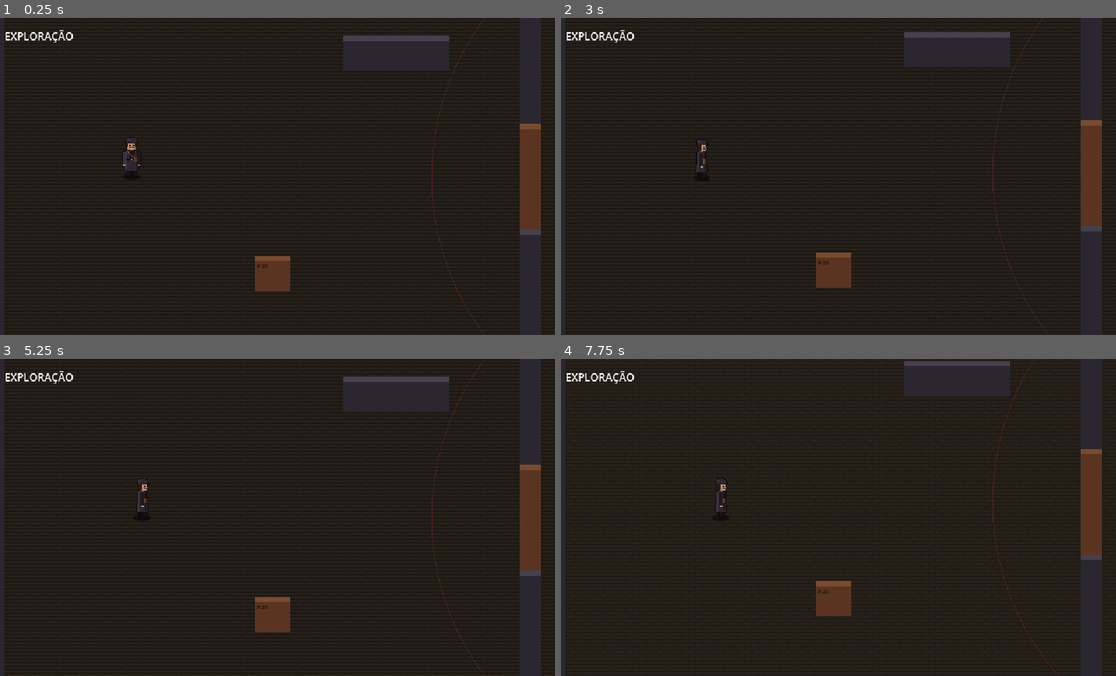
Above: before the commit, frames 1-4 (two rows, left to right).
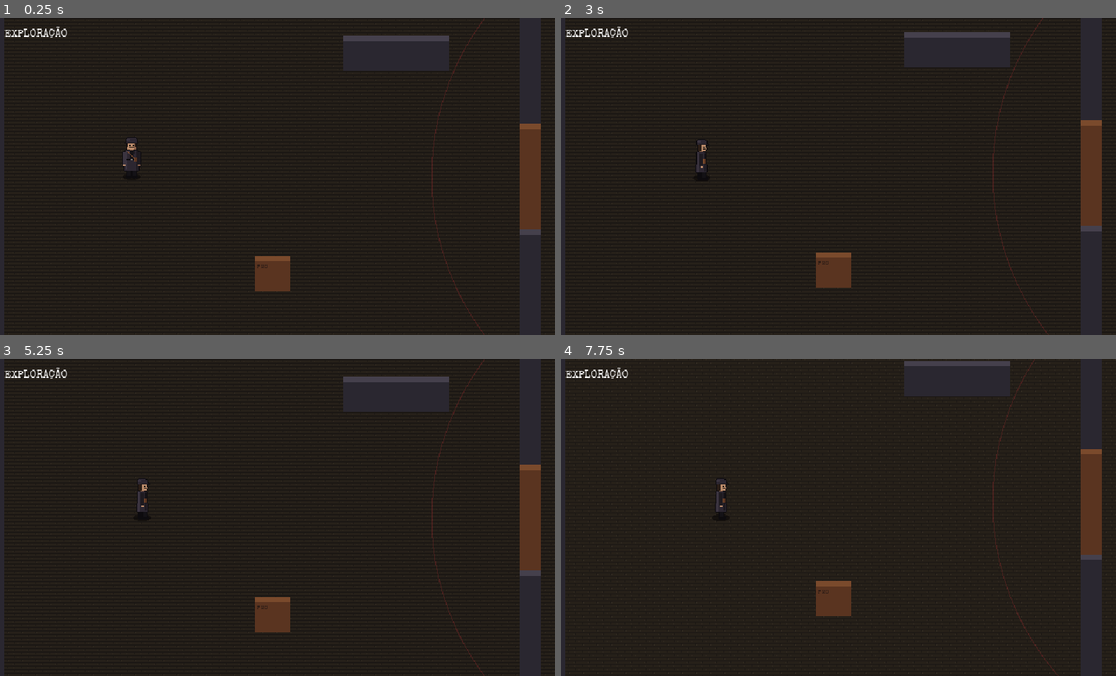
Above: after the commit, the same moments.

Repository: Brombilaa/game
Game: Godot game, scene res://scenes/exploration/test_room.tscn
Two runs of this game, one before a commit and one after it. Both use one fixed random seed, a clock stepped at 60 frames per second and the inputs below.
Inputs (mouse positions are in pixels of both pictures, inside the frame that each line leads up to):
- Up to frame 1 (0.25 s): no input
- Up to frame 2 (3 s): tap Enter at 0.5, 2.75 s; move the mouse to (960, 160) at 0.52 s; hold D 0.53-1.28 s; tap R every 0.75 s from 0.6 to 2.85 s; click (960, 160) at 0.67 s; tap Space at 0.77, 1.52, 2 s; move the mouse to (721, 192) at 1.27 s; move the mouse to (888, 106) at 2.02 s; hold D from 2.03 s (still down); move the mouse to (805, 239) at 2.77 s; click (805, 239) at 2.92 s
- Up to frame 3 (5.25 s): tap Space at 3.02, 3.77, 4.25, 4.52 s; move the mouse to (444, 565) at 3.52 s; release D at 3.53 s; tap R at 3.6, 4.35, 5.1 s; move the mouse to (105, 469) at 4.27 s; tap Enter at 5 s; move the mouse to (299, 517) at 5.02 s; click (299, 517) at 5.17 s
- Up to frame 4 (7.75 s): move the mouse to (749, 438) at 5.77 s; hold D from 5.78 s (still down); tap R at 5.85, 6.6, 7.35 s; tap Space at 6.02, 6.5, 6.77, 7.52 s; move the mouse to (960, 501) at 6.52 s; move the mouse to (721, 533) at 7.27 s; click (721, 533) at 7.42 s

The runs differ from the first frame. In frame 1, 0.3% of the frame differs, in the area x 0-49%, y 2-79%; in frame 2, 0.3%; in frame 3, 0.3%; in frame 4, 0.3%, in the area x 0-49%, y 2-74%.

Commit message:
Aplica a fonte Special Elite em todo o texto do jogo
Co-Authored-By: Claude Sonnet 5.5 <noreply@anthropic.com>
Claude-Session: https://claude.ai/code/session_01EDsCLEBJPZ18HUC4jaNQhy

Diff:
--- a/project.godot
+++ b/project.godot
@@ -20,6 +20,10 @@
 window/stretch/aspect="keep"
 window/stretch/scale_mode="integer"
 
+[gui]
+
+theme/custom_font="res://assets/fonts/SpecialElite-Regular.ttf"
+
 [rendering]
 
 textures/canvas_textures/default_texture_filter=0
Not shown, added: assets/fonts/LICENSE-SpecialElite.txt
Binary file added: assets/fonts/SpecialElite-Regular.ttf
Not shown, added: assets/fonts/SpecialElite-Regular.ttf.import
